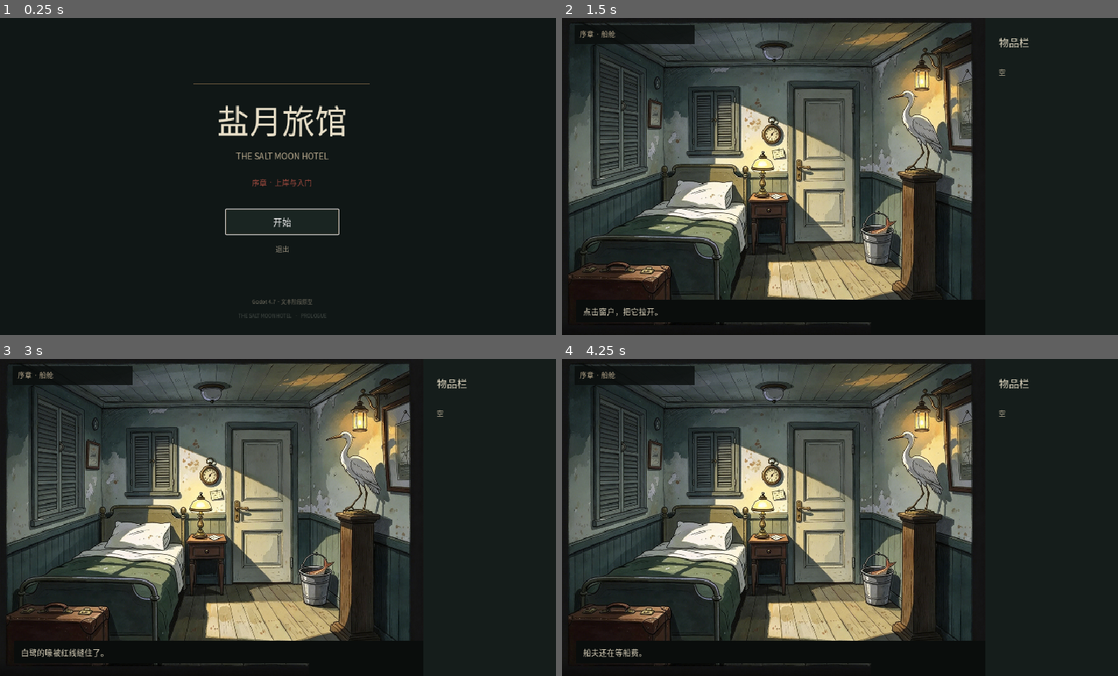
Above: before the commit, frames 1-4 (two rows, left to right).
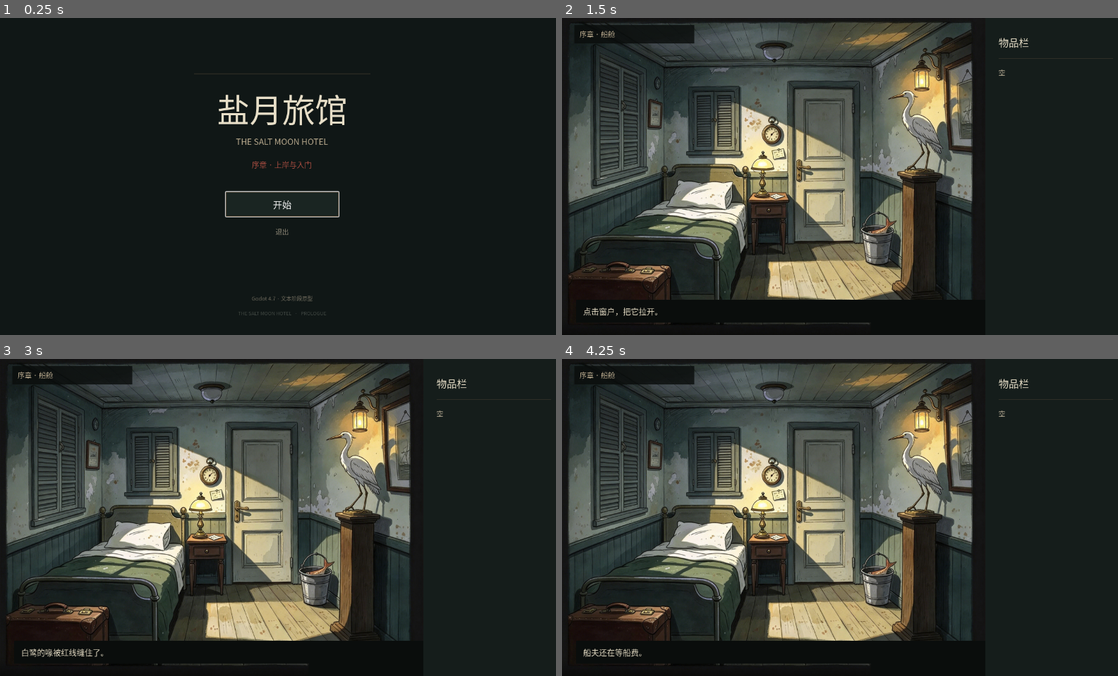
Above: after the commit, the same moments.

Repository: CorinJing/gugu_gaga
Game: Godot game, scene res://scenes/main.tscn
Same seed, same stepped clock (60 frames per second), same inputs: the game is played once before the commit and once after it.
Inputs (mouse positions are in pixels of both pictures, inside the frame that each line leads up to):
- Up to frame 1 (0.25 s): no input
- Up to frame 2 (1.5 s): click "开始" at 0.5 s; tap Enter at 1.25 s; move the mouse to (967, 160) at 1.27 s; click (967, 160) at 1.42 s
- Up to frame 3 (3 s): tap Space at 2 s; move the mouse to (166, 533) at 2.02 s; click (166, 533) at 2.17 s; tap Enter at 2.75 s; move the mouse to (339, 447) at 2.77 s; click (339, 447) at 2.92 s
- Up to frame 4 (4.25 s): tap Space at 3.5 s; move the mouse to (817, 580) at 3.52 s; click (817, 580) at 3.67 s

The runs differ from the first frame. In frame 1, 2.9% of the frame differs, in the area x 34-67%, y 17-95%; in frame 2, 3.6%; in frame 3, 3.6%, in the area x 1-100%, y 1-97%; in frame 4, 3.6%.

Commit message:
fix: 完成宽屏/4:3/竖屏响应式布局

Diff:
--- a/project.godot
+++ b/project.godot
@@ -25,8 +25,7 @@
 
 window/size/viewport_width=1280
 window/size/viewport_height=720
-window/stretch/mode="canvas_items"
-window/stretch/aspect="keep"
+window/stretch/mode="disabled"
 
 [gui]
 
--- a/scenes/prologue/prologue_demo.tscn
+++ b/scenes/prologue/prologue_demo.tscn
@@ -12,14 +12,23 @@
 grow_vertical = 2
 script = ExtResource("1_demo")
 
-[node name="Backdrop" type="ColorRect" parent="."]
+[node name="Backdrop" type="TextureRect" parent="."]
 layout_mode = 0
 offset_right = 960.0
 offset_bottom = 720.0
 mouse_filter = 2
-color = Color(0.0392157, 0.0509804, 0.0470588, 1)
+expand_mode = 1
+stretch_mode = 6
+modulate = Color(0.42, 0.42, 0.42, 1)
 
-[node name="Background" type="TextureRect" parent="."]
+[node name="Stage" type="Control" parent="."]
+layout_mode = 0
+offset_right = 960.0
+offset_bottom = 720.0
+mouse_filter = 2
+clip_contents = true
+
+[node name="Background" type="TextureRect" parent="Stage"]
 unique_name_in_owner = true
 layout_mode = 0
 offset_right = 960.0
@@ -28,7 +37,7 @@
 expand_mode = 1
 stretch_mode = 6
 
-[node name="WatermarkMask" type="ColorRect" parent="."]
+[node name="WatermarkMask" type="ColorRect" parent="Stage"]
 layout_mode = 0
 offset_left = 700.0
 offset_top = 640.0
@@ -37,7 +46,7 @@
 mouse_filter = 2
 color = Color(0.0392157, 0.0509804, 0.0470588, 1)
 
-[node name="CoinOverlay" type="TextureRect" parent="."]
+[node name="CoinOverlay" type="TextureRect" parent="Stage"]
 unique_name_in_owner = true
 visible = false
 layout_mode = 0
@@ -49,7 +58,7 @@
 expand_mode = 1
 stretch_mode = 5
 
-[node name="WindowHotspot" type="Control" parent="."]
+[node name="WindowHotspot" type="Control" parent="Stage"]
 unique_name_in_owner = true
 layout_mode = 0
 offset_left = 55.0
@@ -58,7 +67,7 @@
 offset_bottom = 330.0
 mouse_default_cursor_shape = 2
 
-[node name="SuitcaseHotspot" type="Control" parent="."]
+[node name="SuitcaseHotspot" type="Control" parent="Stage"]
 unique_name_in_owner = true
 layout_mode = 0
 offset_left = 45.0
@@ -67,7 +76,7 @@
 offset_bottom = 705.0
 mouse_default_cursor_shape = 2
 
-[node name="HeronHotspot" type="Control" parent="."]
+[node name="HeronHotspot" type="Control" parent="Stage"]
 unique_name_in_owner = true
 layout_mode = 0
 offset_left = 750.0
@@ -76,7 +85,7 @@
 offset_bottom = 610.0
 mouse_default_cursor_shape = 2
 
-[node name="FishHotspot" type="Control" parent="."]
+[node name="FishHotspot" type="Control" parent="Stage"]
 unique_name_in_owner = true
 layout_mode = 0
 offset_left = 645.0
@@ -85,7 +94,7 @@
 offset_bottom = 620.0
 mouse_default_cursor_shape = 2
 
-[node name="DoorHotspot" type="Control" parent="."]
+[node name="DoorHotspot" type="Control" parent="Stage"]
 unique_name_in_owner = true
 layout_mode = 0
 offset_left = 515.0
@@ -94,7 +103,7 @@
 offset_bottom = 510.0
 mouse_default_cursor_shape = 2
 
-[node name="FerrymanHotspot" type="Control" parent="."]
+[node name="FerrymanHotspot" type="Control" parent="Stage"]
 unique_name_in_owner = true
 visible = false
 layout_mode = 0
--- a/scripts/autoload/window_manager.gd
+++ b/scripts/autoload/window_manager.gd
@@ -1,15 +1,12 @@
 extends Node
 
-## Keep the game's 16:9 design space intact on any window size.
-## The 4:3 stage is part of that design space; resizing must not distort it.
+## Responsive shell: the window can be any size; scenes lay themselves out
+## against the real viewport instead of letterboxing a fixed 1280x720 frame.
 
-const DESIGN_SIZE := Vector2i(1280, 720)
 const MIN_SIZE := Vector2i(960, 540)
 
 
 func _ready() -> void:
 	var window := get_window()
-	window.content_scale_mode = Window.CONTENT_SCALE_MODE_CANVAS_ITEMS
-	window.content_scale_aspect = Window.CONTENT_SCALE_ASPECT_KEEP
-	window.content_scale_size = DESIGN_SIZE
+	window.content_scale_mode = Window.CONTENT_SCALE_MODE_DISABLED
 	window.min_size = MIN_SIZE
--- a/scripts/main.gd
+++ b/scripts/main.gd
@@ -2,12 +2,60 @@
 
 @onready var start_button: Button = %StartButton
 @onready var quit_button: Button = %QuitButton
+@onready var title_label: Label = $Title
+@onready var subtitle_label: Label = $Subtitle
+@onready var chapter_label: Label = $Chapter
+@onready var top_rule: ColorRect = $TopRule
+@onready var version_label: Label = $Version
+@onready var footer_label: Label = $Footer
 
 
 func _ready() -> void:
 	start_button.pressed.connect(_on_start_pressed)
 	quit_button.pressed.connect(_on_quit_pressed)
+	get_viewport().size_changed.connect(_layout)
+	_layout()
 	start_button.grab_focus()
+
+
+func _layout() -> void:
+	var vp := get_viewport_rect().size
+	if vp.x <= 1.0 or vp.y <= 1.0:
+		return
+	var s: float = clampf(minf(vp.x / 1280.0, vp.y / 720.0), 0.68, 2.2)
+	var cx := vp.x * 0.5
+	var top: float = maxf(40.0, (vp.y - 420.0 * s) * 0.5)
+
+	top_rule.position = Vector2(cx - 200.0 * s, top - 24.0 * s)
+	top_rule.size = Vector2(400.0 * s, 1.0)
+
+	title_label.position = Vector2(0.0, top)
+	title_label.size = Vector2(vp.x, 110.0 * s)
+	title_label.add_theme_font_size_override("font_size", int(74.0 * s))
+
+	subtitle_label.position = Vector2(0.0, top + 112.0 * s)
+	subtitle_label.size = Vector2(vp.x, 35.0 * s)
+	subtitle_label.add_theme_font_size_override("font_size", int(19.0 * s))
+
+	chapter_label.position = Vector2(0.0, top + 165.0 * s)
+	chapter_label.size = Vector2(vp.x, 35.0 * s)
+	chapter_label.add_theme_font_size_override("font_size", int(17.0 * s))
+
+	start_button.position = Vector2(cx - 128.0 * s, top + 245.0 * s)
+	start_button.size = Vector2(256.0 * s, 54.0 * s)
+	start_button.add_theme_font_size_override("font_size", int(21.0 * s))
+
+	quit_button.position = Vector2(cx - 128.0 * s, top + 315.0 * s)
+	quit_button.size = Vector2(256.0 * s, 40.0 * s)
+	quit_button.add_theme_font_size_override("font_size", int(15.0 * s))
+
+	version_label.position = Vector2(0.0, vp.y - 92.0 * s)
+	version_label.size = Vector2(vp.x, 24.0 * s)
+	version_label.add_theme_font_size_override("font_size", int(12.0 * s))
+
+	footer_label.position = Vector2(0.0, vp.y - 58.0 * s)
+	footer_label.size = Vector2(vp.x, 22.0 * s)
+	footer_label.add_theme_font_size_override("font_size", int(11.0 * s))
 
 
 func _on_start_pressed() -> void:
--- a/scripts/prologue/prologue_demo.gd
+++ b/scripts/prologue/prologue_demo.gd
@@ -11,6 +11,8 @@
 const COIN := preload("res://assets/art/items/coin_front_cut.png")
 
 @onready var hud: Control = $GameHUD
+@onready var stage: Control = $Stage
+@onready var backdrop: TextureRect = $Backdrop
 @onready var background: TextureRect = %Background
 @onready var coin_overlay: TextureRect = %CoinOverlay
 @onready var window_hotspot: Control = %WindowHotspot
@@ -32,8 +34,10 @@
 	door_hotspot.gui_input.connect(_on_door_input)
 	ferryman_hotspot.gui_input.connect(_on_ferryman_input)
 	hud.action_pressed.connect(_on_action_pressed)
+	get_viewport().size_changed.connect(_layout)
 	hud.set_location("序章 · 船舱")
 	_set_state(State.CABIN_CLOSED)
+	_layout()
 
 
 func _is_left_click(event: InputEvent) -> bool:
@@ -100,6 +104,51 @@
 			hud.set_location("序章 · 旅馆门口")
 			hud.set_prompt("你回来了。房间一直给你留着。")
 			hud.set_action("序章结束")
+	_layout()
+
+
+func _layout() -> void:
+	var vp := get_viewport_rect().size
+	if vp.x <= 1.0 or vp.y <= 1.0:
+		return
+
+	var aspect := vp.x / vp.y
+	var sidebar_rect: Rect2
+	var stage_size: Vector2
+	var stage_pos: Vector2
+	var scale: float = 1.0
+
+	if aspect >= 1.45:
+		# Wide: stage + right sidebar.
+		var sw: float = clampf(vp.x * 0.25, 260.0, 380.0)
+		sidebar_rect = Rect2(vp.x - sw, 0.0, sw, vp.y)
+		var area := Rect2(0.0, 0.0, vp.x - sw, vp.y)
+		scale = minf(area.size.x / 960.0, area.size.y / 720.0)
+		stage_size = Vector2(960.0, 720.0) * scale
+		stage_pos = area.position + (area.size - stage_size) * 0.5
+	elif aspect >= 1.30:
+		# Near-4:3: stage fills the window, inventory becomes a top bar.
+		var top_h: float = clampf(vp.y * 0.11, 70.0, 100.0)
+		sidebar_rect = Rect2(0.0, 0.0, vp.x, top_h)
+		var cover_scale: float = maxf(vp.x / 960.0, vp.y / 720.0)
+		stage_size = Vector2(960.0, 720.0) * cover_scale
+		stage_pos = (vp - stage_size) * 0.5
+	else:
+		# Portrait / square: stage on top, inventory at the bottom.
+		var sh: float = clampf(vp.y * 0.24, 140.0, 220.0)
+		sidebar_rect = Rect2(0.0, vp.y - sh, vp.x, sh)
+		var area := Rect2(0.0, 0.0, vp.x, vp.y - sh)
+		scale = minf(area.size.x / 960.0, area.size.y / 720.0)
+		stage_size = Vector2(960.0, 720.0) * scale
+		stage_pos = area.position + (area.size - stage_size) * 0.5
+
+	stage.position = stage_pos
+	stage.scale = Vector2(scale, scale)
+	backdrop.position = Vector2.ZERO
+	backdrop.size = vp
+	backdrop.texture = background.texture
+	backdrop.modulate = Color(0.22, 0.22, 0.22, 1.0)
+	hud.apply_layout(Rect2(stage_pos, stage_size), vp, sidebar_rect)
 
 
 func _show_coin() -> void:
--- a/scripts/prologue/prologue_end.gd
+++ b/scripts/prologue/prologue_end.gd
@@ -1,10 +1,39 @@
 extends Control
 
+@onready var title_label: Label = $Title
+@onready var subtitle_label: Label = $Subtitle
+@onready var placeholder_label: Label = $Placeholder
 @onready var back_button: Button = %BackButton
 
 
 func _ready() -> void:
 	back_button.pressed.connect(_on_back_pressed)
+	get_viewport().size_changed.connect(_layout)
+	_layout()
+
+
+func _layout() -> void:
+	var vp := get_viewport_rect().size
+	if vp.x <= 1.0 or vp.y <= 1.0:
+		return
+	var s: float = clampf(minf(vp.x / 1280.0, vp.y / 720.0), 0.68, 2.2)
+	var cx := vp.x * 0.5
+
+	title_label.position = Vector2(0.0, vp.y * 0.30)
+	title_label.size = Vector2(vp.x, 80.0 * s)
+	title_label.add_theme_font_size_override("font_size", int(44.0 * s))
+
+	subtitle_label.position = Vector2(0.0, vp.y * 0.30 + 90.0 * s)
+	subtitle_label.size = Vector2(vp.x, 34.0 * s)
+	subtitle_label.add_theme_font_size_override("font_size", int(18.0 * s))
+
+	placeholder_label.position = Vector2(0.0, vp.y * 0.30 + 145.0 * s)
+	placeholder_label.size = Vector2(vp.x, 26.0 * s)
+	placeholder_label.add_theme_font_size_override("font_size", int(13.0 * s))
+
+	back_button.position = Vector2(cx - 100.0 * s, vp.y * 0.66)
+	back_button.size = Vector2(200.0 * s, 44.0 * s)
+	back_button.add_theme_font_size_override("font_size", int(16.0 * s))
 
 
 func _on_back_pressed() -> void:
--- a/scripts/ui/game_hud.gd
+++ b/scripts/ui/game_hud.gd
@@ -6,6 +6,11 @@
 @onready var prompt_label: Label = %PromptLabel
 @onready var action_button: Button = %ActionButton
 @onready var location_label: Label = %LocationLabel
+@onready var sidebar: ColorRect = $Sidebar
+@onready var sidebar_title: Label = $SidebarTitle
+@onready var sidebar_line: ColorRect = $SidebarLine
+@onready var location_bg: ColorRect = $LocationBg
+@onready var prompt_bg: ColorRect = $PromptBg
 
 
 func _ready() -> void:
@@ -39,3 +44,64 @@
 	for id in GameState.inventory:
 		lines.append("· " + GameState.item_name(id))
 	inventory_label.text = "\n".join(lines)
+
+
+func apply_layout(stage_rect: Rect2, viewport_size: Vector2, sidebar_rect: Rect2) -> void:
+	var s: float = clampf(stage_rect.size.y / 720.0, 0.62, 2.2)
+	sidebar.position = sidebar_rect.position
+	sidebar.size = sidebar_rect.size
+
+	var top_mode := sidebar_rect.position.y <= 1.0 and sidebar_rect.size.y < viewport_size.y * 0.3
+	var bottom_mode := (not top_mode) and sidebar_rect.size.y < viewport_size.y * 0.8
+	var sx := sidebar_rect.position.x
+	var sy := sidebar_rect.position.y
+	var sw := sidebar_rect.size.x
+	var sh := sidebar_rect.size.y
+
+	if top_mode:
+		var uis: float = clampf(sh / 80.0, 0.8, 1.3)
+		sidebar_title.position = Vector2(sx + 24.0, sy + 12.0)
+		sidebar_title.size = Vector2(110.0 * uis, 32.0 * uis)
+		sidebar_title.add_theme_font_size_override("font_size", int(20.0 * uis))
+		sidebar_line.position = Vector2(sx + 150.0 * uis, sy + 13.0 * uis)
+		sidebar_line.size = Vector2(1.0, sh - 26.0 * uis)
+		inventory_label.position = Vector2(sx + 170.0 * uis, sy + 12.0 * uis)
+		inventory_label.size = Vector2(sw - 190.0 * uis, sh - 20.0 * uis)
+		inventory_label.add_theme_font_size_override("font_size", int(14.0 * uis))
+	elif bottom_mode:
+		var uis: float = clampf(sh / 180.0, 0.72, 1.35)
+		sidebar_title.position = Vector2(sx + 24.0, sy + 12.0)
+		sidebar_title.size = Vector2(sw - 48.0, 34.0 * uis)
+		sidebar_title.add_theme_font_size_override("font_size", int(21.0 * uis))
+		sidebar_line.position = Vector2(sx + 24.0, sy + 52.0)
+		sidebar_line.size = Vector2(sw - 48.0, 1.0)
+		inventory_label.position = Vector2(sx + 24.0, sy + 62.0)
+		inventory_label.size = Vector2(sw - 48.0, sh - 70.0)
+		inventory_label.add_theme_font_size_override("font_size", int(14.0 * uis))
+	else:
+		var uis: float = clampf(sw / 320.0, 0.78, 1.5)
+		sidebar_title.position = Vector2(sx + 30.0 * uis, sy + 38.0 * uis)
+		sidebar_title.size = Vector2(sw - 60.0 * uis, 40.0 * uis)
+		sidebar_title.add_theme_font_size_override("font_size", int(23.0 * uis))
+		sidebar_line.position = Vector2(sx + 30.0 * uis, sy + 92.0 * uis)
+		sidebar_line.size = Vector2(sw - 60.0 * uis, 1.0)
+		inventory_label.position = Vector2(sx + 30.0 * uis, sy + 112.0 * uis)
+		inventory_label.size = Vector2(sw - 60.0 * uis, sh - 140.0 * uis)
+		inventory_label.add_theme_font_size_override("font_size", int(15.0 * uis))
+
+	var loc_y := sidebar_rect.end.y + 12.0 if top_mode else stage_rect.position.y + 16.0 * s
+	location_bg.position = Vector2(stage_rect.position.x + 28.0 * s, loc_y)
+	location_bg.size = Vector2(272.0, 42.0) * s
+	location_label.position = Vector2(stage_rect.position.x + 40.0 * s, loc_y + 8.0 * s)
+	location_label.size = Vector2(250.0, 32.0) * s
+	location_label.add_theme_font_size_override("font_size", int(16.0 * s))
+
+	prompt_bg.position = stage_rect.position + Vector2(32.0, 640.0) * s
+	prompt_bg.size = Vector2(896.0, 52.0) * s
+	prompt_label.position = stage_rect.position + Vector2(48.0, 650.0) * s
+	prompt_label.size = Vector2(864.0, 34.0) * s
+	prompt_label.add_theme_font_size_override("font_size", int(18.0 * s))
+
+	action_button.position = stage_rect.position + Vector2(780.0, 580.0) * s
+	action_button.size = Vector2(148.0, 48.0) * s
+	action_button.add_theme_font_size_override("font_size", int(17.0 * s))
Not shown, changed: 更新日志.md
